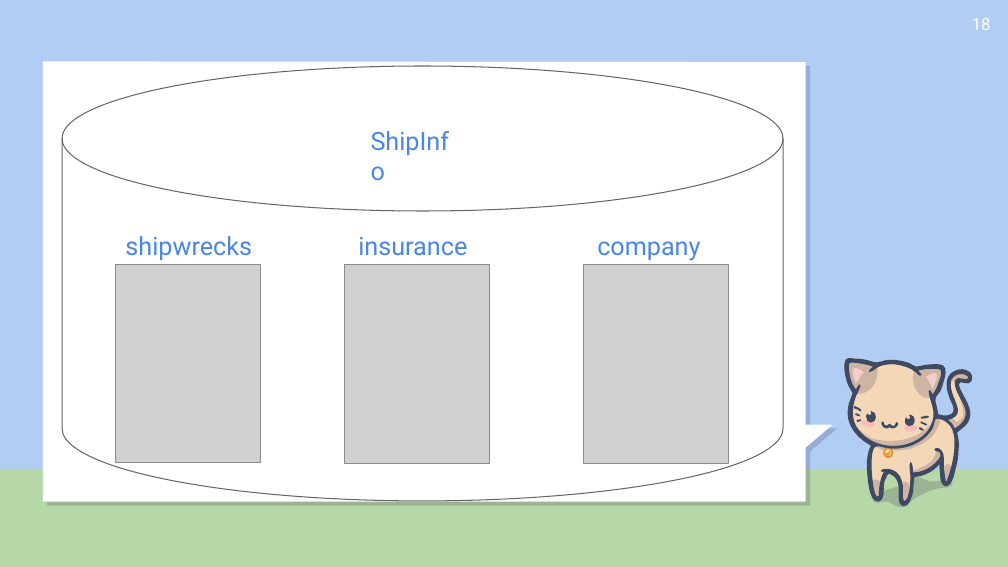
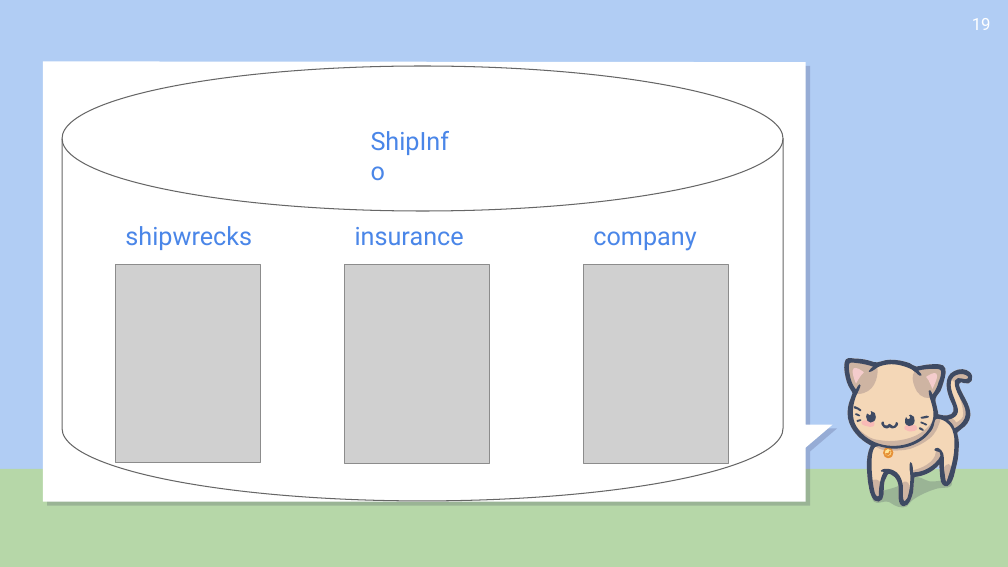
Before and after one commit to mongodb-developer/CodeYourDreams, a slide deck: slide 19 of Code Your Dreams_ Intro to Databases.pptx (slide 18 before the commit). Drawn at 1008x567 pixels with LibreOffice and Linux fonts; fonts in the diff are those of the drawing; grey boxes stand for pictures. Boxes give left, top, right and bottom in pixels: in the first picture for what was removed or moved away, otherwise in the second. Text is boxed around its words. In the diff, an @@ line names an element or a change of style, - is before the commit and + after.

```diff
--- a/Code Your Dreams_ Intro to Databases.pptx
+++ b/Code Your Dreams_ Intro to Databases.pptx
@@ page number at bbox=[972, 18, 991, 30]: text changed @@
-18
+19
@@ subtitle added at bbox=[125, 226, 252, 250], 18 pt, text #4A86E8 @@
+shipwrecks
@@ subtitle at bbox=[355, 227, 464, 246]: text changed @@
-shipwrecks insurance company
+insurance
@@ subtitle added at bbox=[593, 231, 696, 251], 18 pt, text #4A86E8 @@
+company
```
Also in this commit, not shown: 8 other slides changed, 2 slides added.
